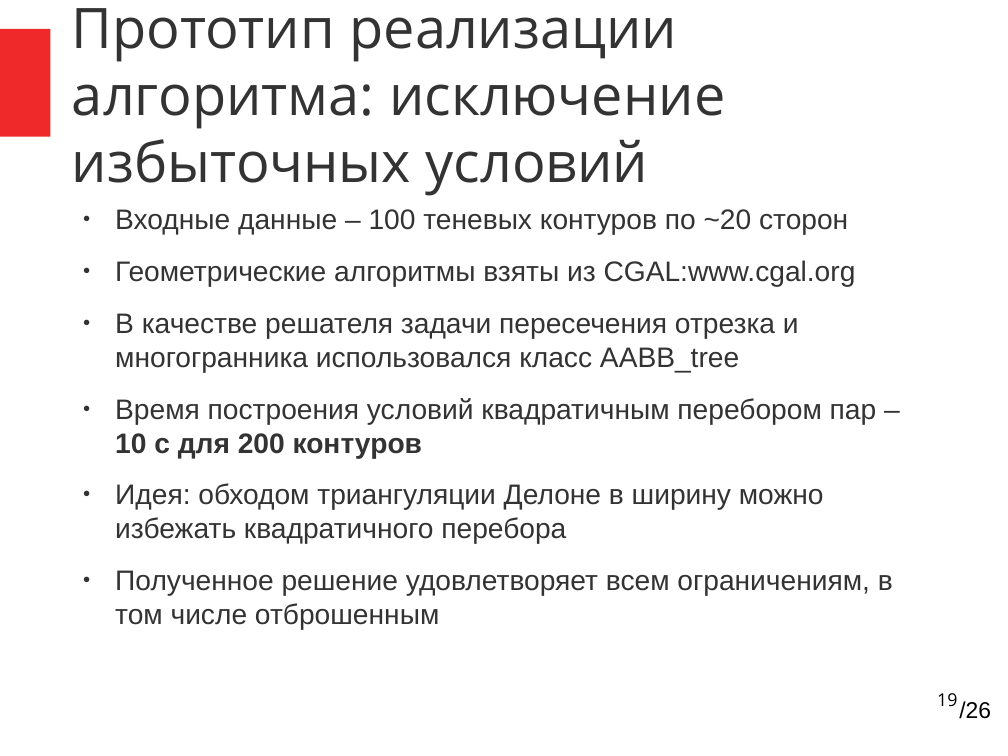
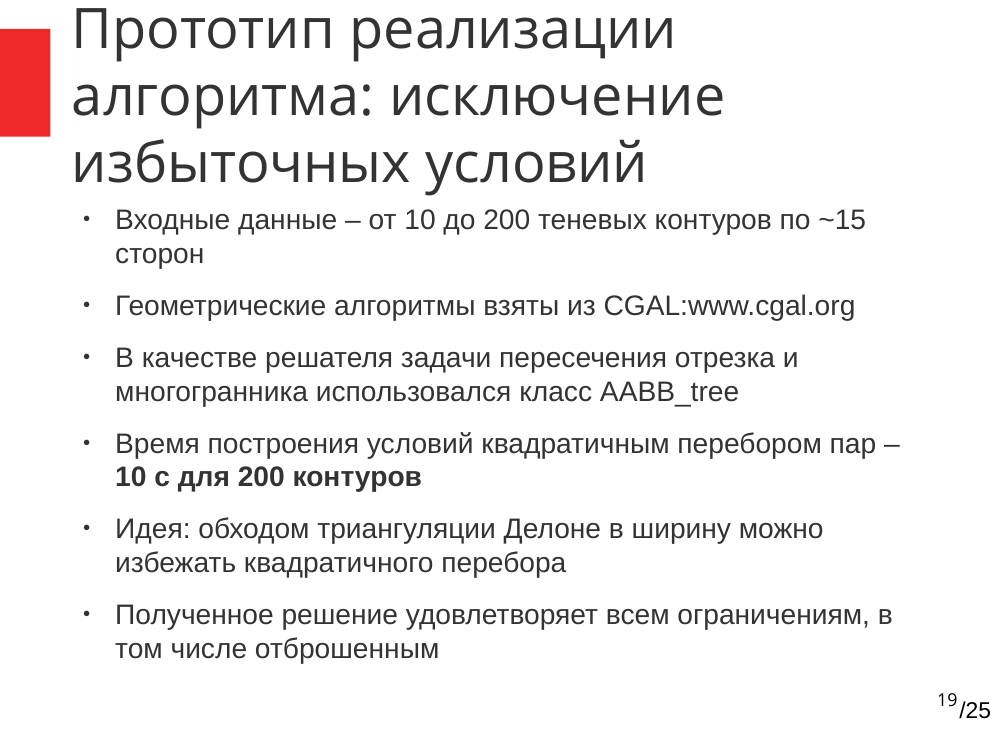
Before and after one commit to ilya-palachev/polyhedra-correction-library, a slide deck: slide 19 of Documentation/i.palachev/Thesis/Lomonosov2015/presentation-lomonosov2015.odp. Drawn at 1008x756 pixels with LibreOffice and Linux fonts; fonts in the diff are those of the drawing. Boxes give left, top, right and bottom in pixels: in the first picture for what was removed or moved away, otherwise in the second. Text is boxed around its words. In the diff, an @@ line names an element or a change of style, - is before the commit and + after.

Commit message:
[DOC] lomonosov: some typo fixes and additions to presentation

```diff
--- a/Documentation/i.palachev/Thesis/Lomonosov2015/presentation-lomonosov2015.odp
+++ b/Documentation/i.palachev/Thesis/Lomonosov2015/presentation-lomonosov2015.odp
@@ text at (x1=115, y1=209, x2=866, y2=268): text changed @@
-● Входные данные – 100 теневых контуров по ~20 сторон
+● Входные данные – от 10 до 200 теневых контуров по ~15 сторон
@@ text at (x1=959, y1=701, x2=991, y2=719): text changed @@
-/26
+/25
```
Also in this commit, not shown: 20 other slides changed, 1 slide added, 2 slides removed, 1 other file.
